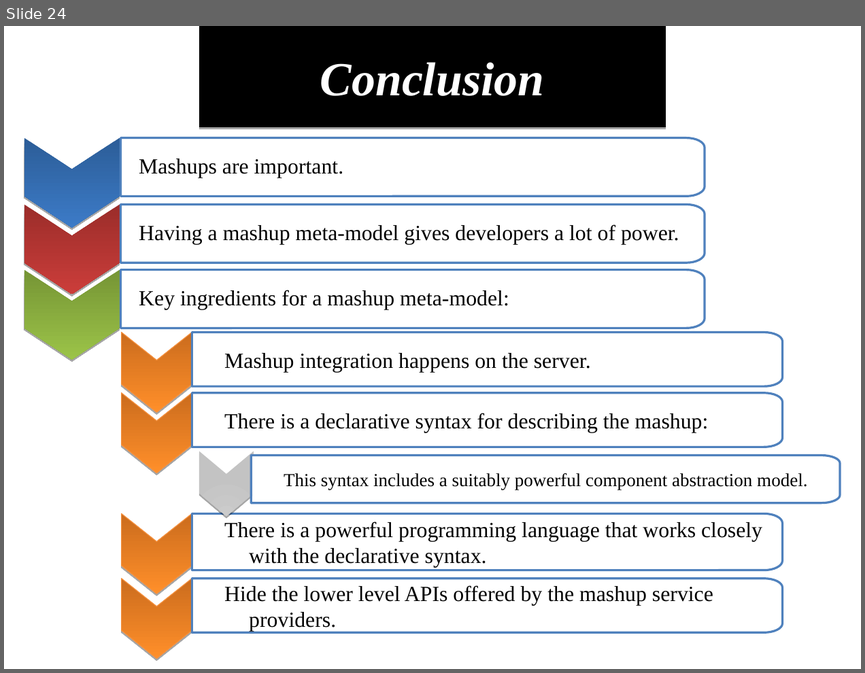
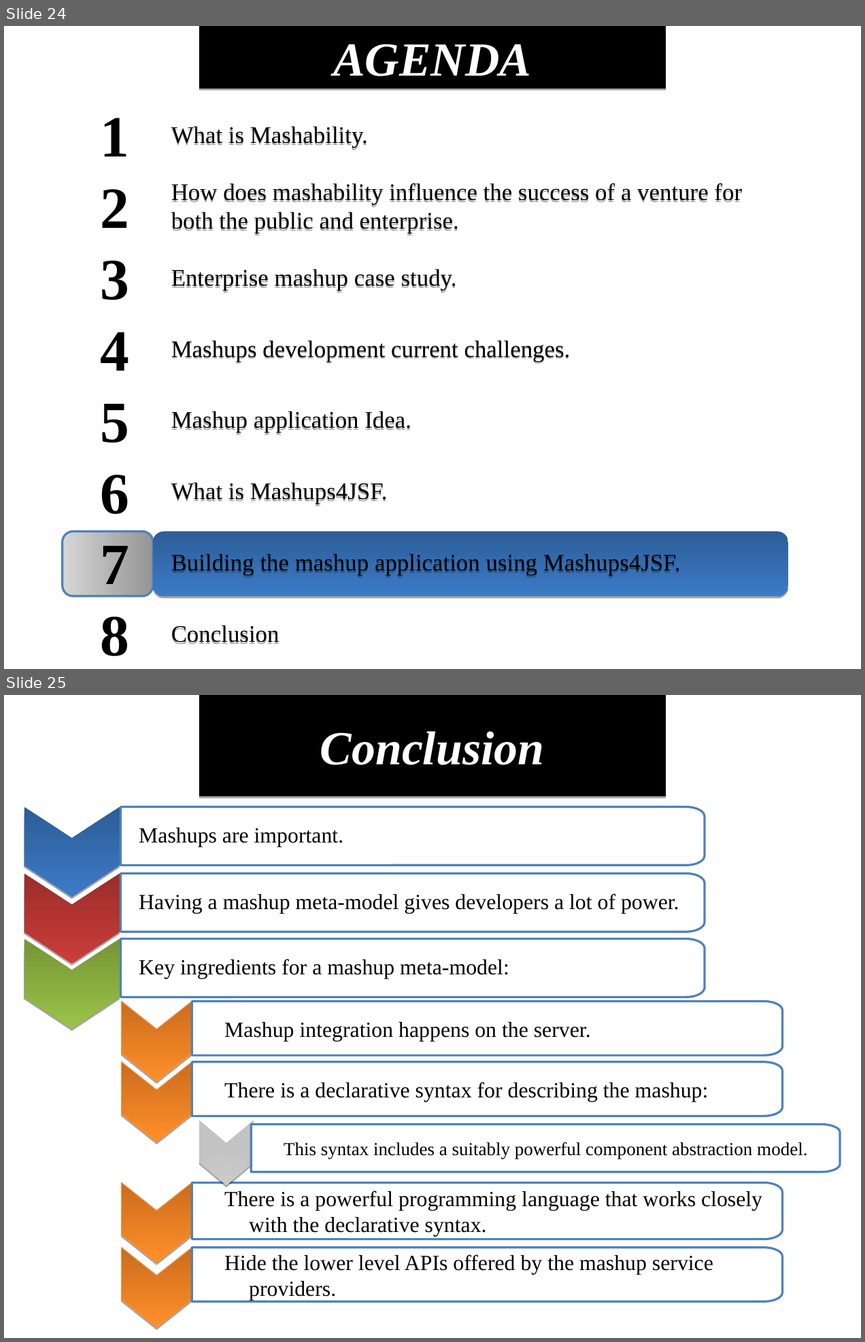
Before and after one commit to demo007/mashups4jsf, a slide deck: overview-architecture/JavaOne-2010/S314070_BURNS_SALEH_MASHUPS.odp. Shown one above the other, each under a label of ours: slide 24 before the commit, slides 24 and 25 after it. The pictures are 865x673 and 865x1342 pixels, drawn with LibreOffice and Linux fonts; fonts in the diff are those of the drawing. Boxes give left, top, right and bottom in pixels: in the first picture for what was removed or moved away, otherwise in the second. Text is boxed around its words. In the diff, an @@ line names an element or a change of style, - is before the commit and + after.

```diff
--- a/overview-architecture/JavaOne-2010/S314070_BURNS_SALEH_MASHUPS.odp
+++ b/overview-architecture/JavaOne-2010/S314070_BURNS_SALEH_MASHUPS.odp
@@ slide 24 added at [4,26,861,669], background #FFFFFF @@
@@ freeform shape added at [199,26,666,88], fill #000000, 44 pt, text #FFFFFF, bold, italic @@
+AGENDA
@@ free added at [69,101,160,166], 54 pt, text #000000, bold @@
+1
@@ free added at [160,101,796,166], 22 pt, text #000000 @@
+What is Mashability.
@@ free added at [69,173,160,237], 54 pt, text #000000, bold @@
+2
@@ free added at [160,173,796,237], 22 pt, text #000000 @@
+How does mashability influence the success of a venture for both the public and enterprise.
@@ free added at [69,244,160,308], 54 pt, text #000000, bold @@
+3
@@ free added at [160,244,796,308], 22 pt, text #000000 @@
+Enterprise mashup case study.
@@ free added at [69,315,160,380], 54 pt, text #000000, bold @@
+4
@@ free added at [160,315,796,380], 22 pt, text #000000 @@
+Mashups development current challenges.
@@ free added at [69,387,160,451], 54 pt, text #000000, bold @@
+5
@@ free added at [160,387,796,451], 22 pt, text #000000 @@
+Mashup application Idea.
@@ free added at [69,458,160,522], 54 pt, text #000000, bold @@
+6
@@ free added at [160,458,796,522], 22 pt, text #000000 @@
+What is Mashups4JSF.
@@ freeform shape added at [62,531,154,596], fill gradient #959595 to #D6D6D6, outline #4F81BD 2.01 pt @@
@@ free added at [69,529,160,594], 54 pt, text #000000, bold @@
+7
@@ freeform shape added at [154,531,789,596], fill gradient #2C5D98 to #3C7BC7 @@
@@ free added at [160,529,796,594], 22 pt, text #000000 @@
+Building the mashup application using Mashups4JSF.
@@ free added at [69,601,160,665], 54 pt, text #000000, bold @@
+8
@@ free added at [160,601,796,665], 22 pt, text #000000 @@
+Conclusion
@@ what was slide 24 is now slide 25 @@
```
Also in this commit, not shown: 8 slides changed.
